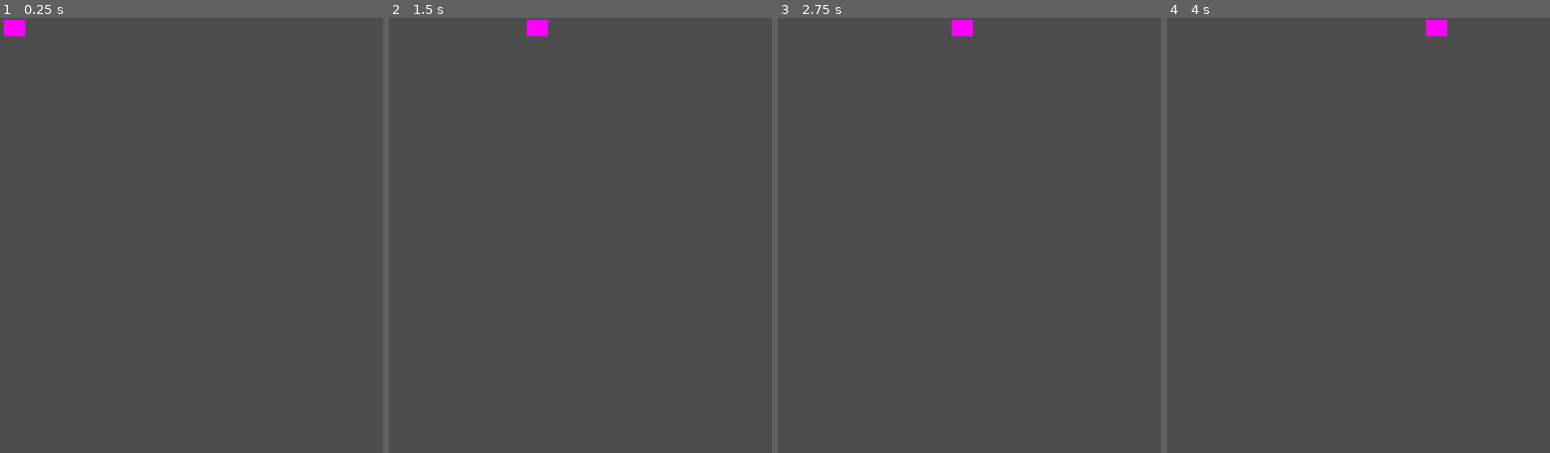
Above: before the commit, frames 1-4 (left to right).
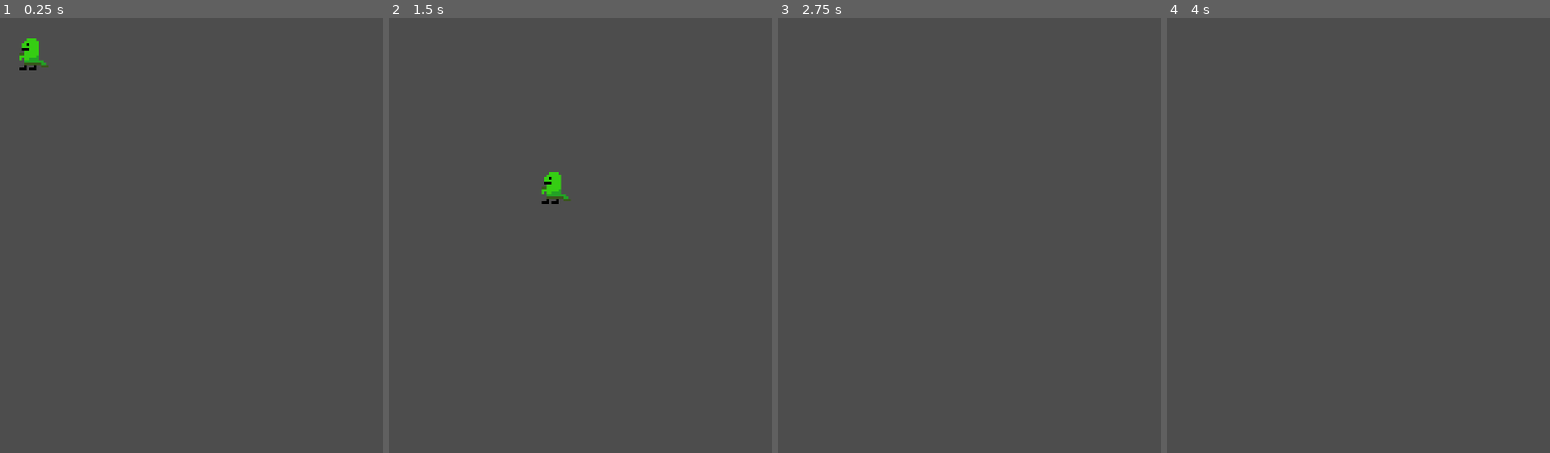
Above: after the commit, the same moments.

Repository: xakota44/4H-Sphero-2025
Game: Godot game, scene res://player.tscn
Two runs of this game, one before a commit and one after it. Both use one fixed random seed, a clock stepped at 60 frames per second and the inputs below.
Inputs:
- Up to frame 1 (0.25 s): no input
- Up to frame 2 (1.5 s): hold D (move_right) 0.53-1.28 s; hold A (move_left) from 1.28 s (still down)
- Up to frame 3 (2.75 s): release A (move_left) at 2.03 s; hold D (move_right) from 2.03 s (still down)
- Up to frame 4 (4 s): release D (move_right) at 3.53 s; hold A (move_left) from 3.53 s (still down)

The runs differ from the first frame. In frame 1, 0.5% of the frame differs, in the area x 1-13%, y 0-13%; in frame 2, 0.5%, in the area x 35-48%, y 0-43%; in frame 3, 0.2%; in frame 4, 0.2%.

Commit message:
updated various things

Diff:
--- a/player.gd
+++ b/player.gd
@@ -1,20 +1,29 @@
-extends Area2D
+extends CharacterBody2D
 
 @export var speed = 400 #need to figure out why this is not working
+@onready var animationSprite = $AnimatedSprite2D
+const GRAVITY = 200.0
 
 # Called when the node enters the scene tree for the first time.
 func _ready():
-	pass # Replace with function body.
+	animationSprite.play("idle")
 
 
 # Called every frame. 'delta' is the elapsed time since the previous frame.
 func _process(delta):
 	var velocity = Vector2.ZERO
 	if Input.is_action_pressed("move_right"):
+		animationSprite.flip_h = true
 		velocity.x += speed
 	if Input.is_action_pressed("move_left"):
+		animationSprite.flip_h = false
 		velocity.x -= speed
 
 
 
 	position += velocity * delta
+
+func _physics_process(delta):
+	velocity.y += delta * GRAVITY #velocity.y = velocity.y + delta * GRAVITY
+	var motion = velocity * delta
+	move_and_collide(motion)
--- a/player.tscn
+++ b/player.tscn
@@ -1,21 +1,36 @@
-[gd_scene load_steps=4 format=3 uid="uid://6bs6okxsbt6b"]
+[gd_scene load_steps=6 format=3 uid="uid://6bs6okxsbt6b"]
 
 [ext_resource type="Script" path="res://player.gd" id="1_ge476"]
-
-[sub_resource type="PlaceholderTexture2D" id="PlaceholderTexture2D_wudoa"]
+[ext_resource type="Texture2D" uid="uid://b16d6iha6uaor" path="res://sprites/Goofy Dino/Dino/Goofy1.PNG" id="2_f8y2b"]
+[ext_resource type="Texture2D" uid="uid://bk1sl87wlhisq" path="res://sprites/Goofy Dino/Dino/Goofy2.PNG" id="3_ojo4n"]
 
 [sub_resource type="RectangleShape2D" id="RectangleShape2D_jbc67"]
-size = Vector2(37, 28)
+size = Vector2(43.5, 58)
 
-[node name="Player" type="Area2D"]
+[sub_resource type="SpriteFrames" id="SpriteFrames_j2j1j"]
+animations = [{
+"frames": [{
+"duration": 1.0,
+"texture": ExtResource("2_f8y2b")
+}, {
+"duration": 1.0,
+"texture": ExtResource("3_ojo4n")
+}],
+"loop": true,
+"name": &"idle",
+"speed": 5.0
+}]
+
+[node name="Player" type="CharacterBody2D"]
 position = Vector2(7, 4)
 script = ExtResource("1_ge476")
 
-[node name="Sprite2D" type="Sprite2D" parent="."]
-position = Vector2(17.25, 13.25)
-scale = Vector2(35.5, 27.5)
-texture = SubResource("PlaceholderTexture2D_wudoa")
+[node name="CollisionShape2D" type="CollisionShape2D" parent="."]
+position = Vector2(47.25, 47)
+shape = SubResource("RectangleShape2D_jbc67")
 
-[node name="CollisionShape2D" type="CollisionShape2D" parent="."]
-position = Vector2(17.5, 14)
-shape = SubResource("RectangleShape2D_jbc67")
+[node name="AnimatedSprite2D" type="AnimatedSprite2D" parent="."]
+position = Vector2(45, 43)
+scale = Vector2(0.25, 0.25)
+sprite_frames = SubResource("SpriteFrames_j2j1j")
+animation = &"idle"
